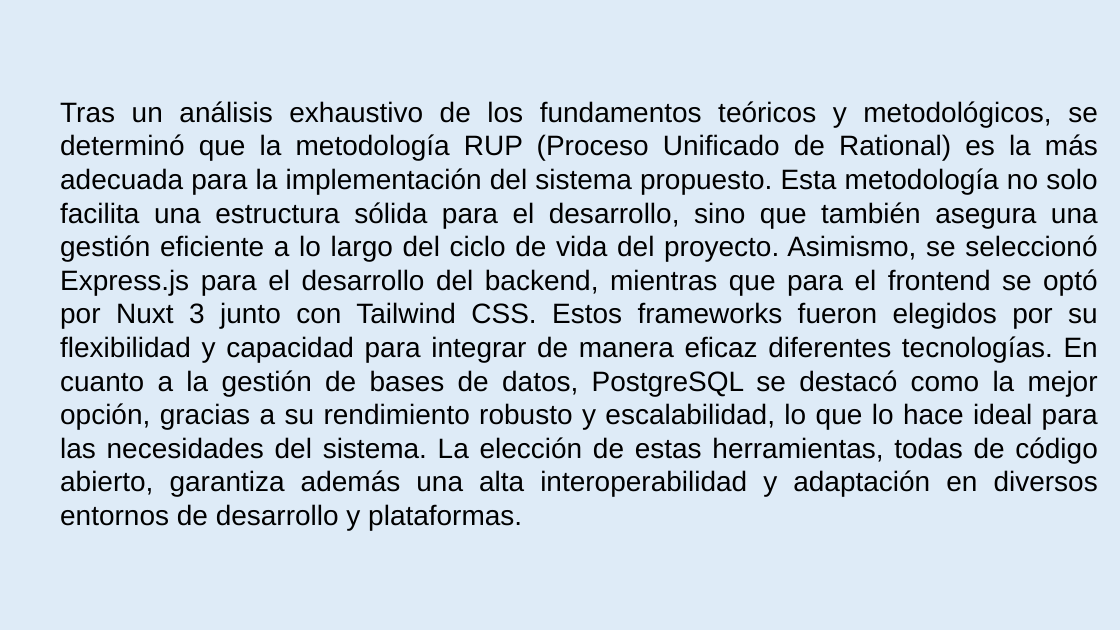
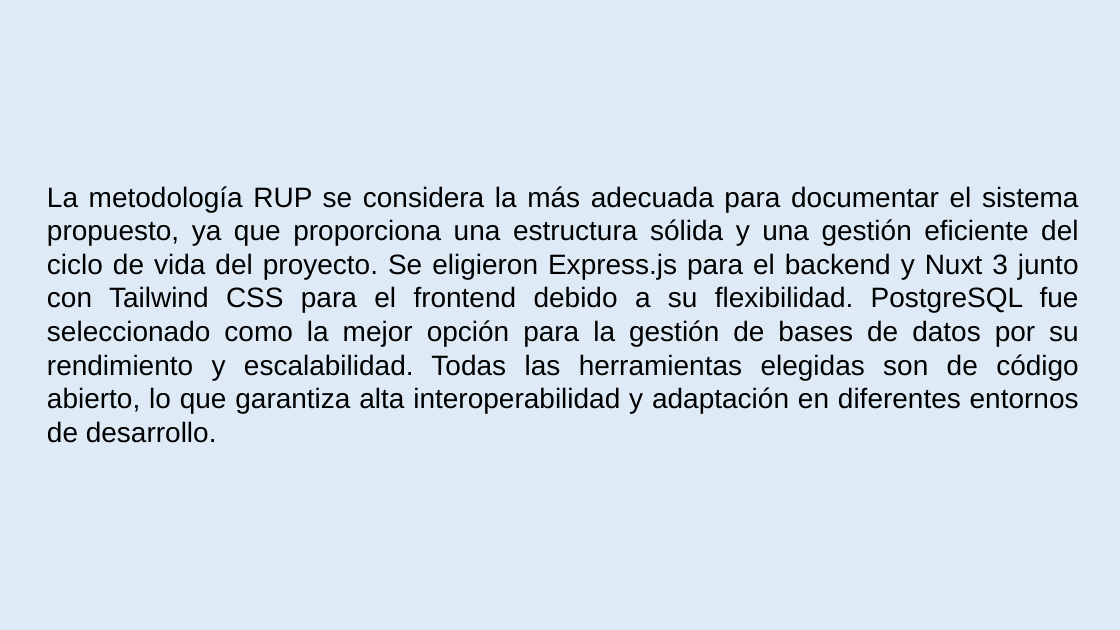
Before and after one commit to amypadron/prower_tesis, a slide deck: slide 43 of Digestión anaerobía.Original.pptx. Drawn at 1120x630 pixels with LibreOffice and Linux fonts; fonts in the diff are those of the drawing. Boxes give left, top, right and bottom in pixels: in the first picture for what was removed or moved away, otherwise in the second. Text is boxed around its words. In the diff, an @@ line names an element or a change of style, - is before the commit and + after.

```diff
--- a/Digestión anaerobía.Original.pptx
+++ b/Digestión anaerobía.Original.pptx
@@ text at (47, 186, 1079, 443): text changed @@
-Tras un análisis exhaustivo de los fundamentos teóricos y metodológicos, se determinó que la metodología RUP (Proceso Unificado de Rational) es la más adecuada para la implementación del sistema propuesto. Esta metodología no solo facilita una estructura sólida para el desarrollo, sino que también asegura una gestión eficiente a lo largo del ciclo de vida del proyecto. Asimismo, se seleccionó Express.js para el desarrollo del backend, mientras que para el frontend se optó por Nuxt 3 junto con Tailwind CSS. Estos frameworks fueron elegidos por su flexibilidad y capacidad para integrar de manera eficaz diferentes tecnologías. En cuanto a la gestión de bases de datos, PostgreSQL se destacó como la mejor opción, gracias a su rendimiento robusto y escalabilidad, lo que lo hace ideal para las necesidades del sistema. La elección de estas herramientas, todas de código abierto, garantiza además una alta interoperabilidad y adaptación en diversos entornos de desarrollo y plataformas.
+La metodología RUP se considera la más adecuada para documentar el sistema propuesto, ya que proporciona una estructura sólida y una gestión eficiente del ciclo de vida del proyecto. Se eligieron Express.js para el backend y Nuxt 3 junto con Tailwind CSS para el frontend debido a su flexibilidad. PostgreSQL fue seleccionado como la mejor opción para la gestión de bases de datos por su rendimiento y escalabilidad. Todas las herramientas elegidas son de código abierto, lo que garantiza alta interoperabilidad y adaptación en diferentes entornos de desarrollo.
```
Also in this commit, not shown: 2 other slides changed.
